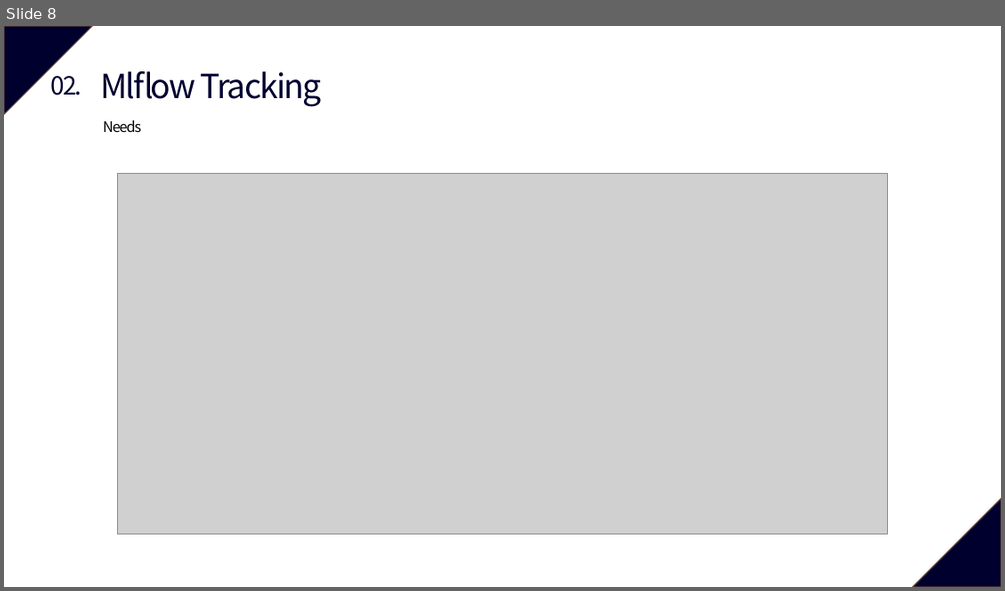
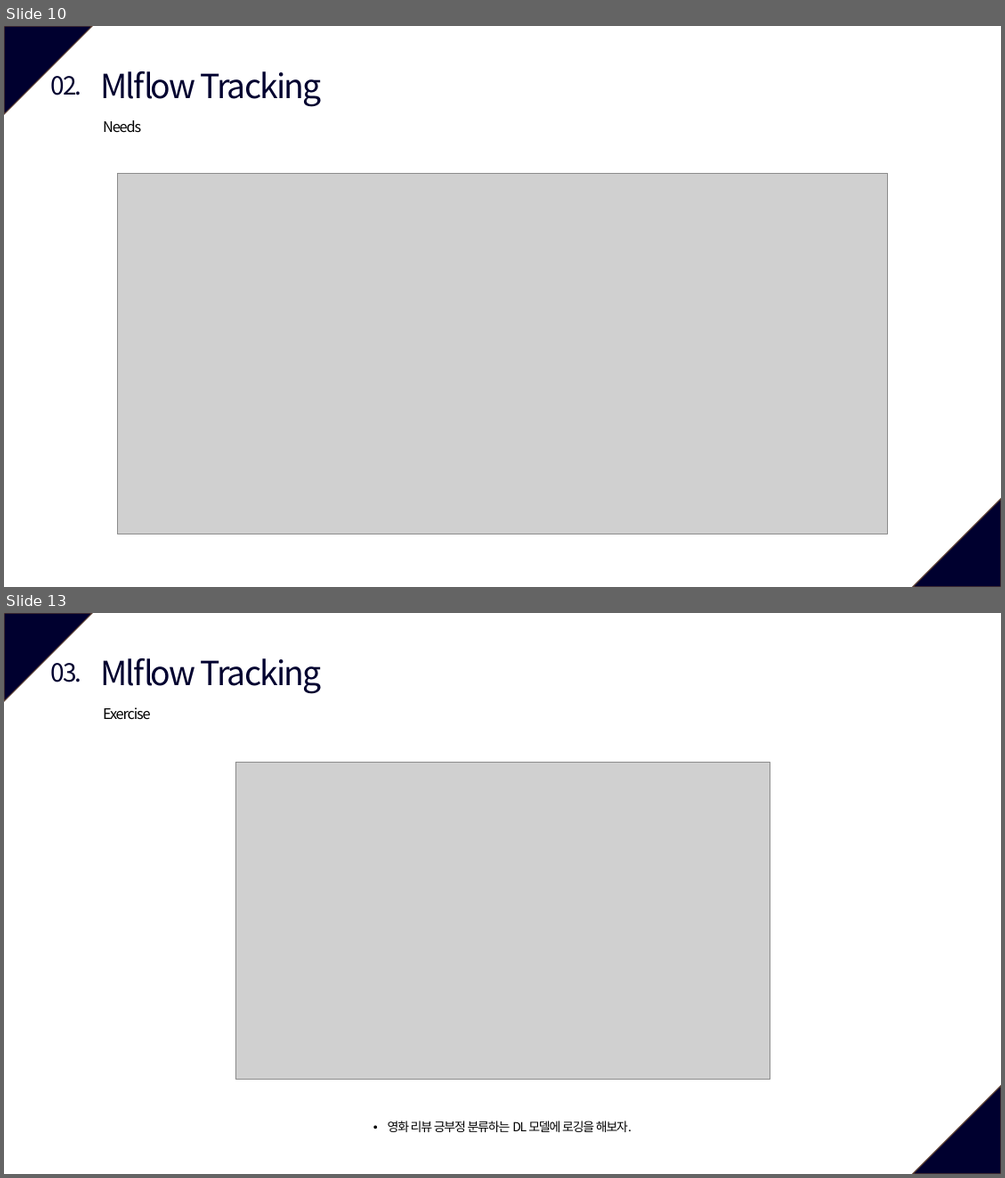
Before and after one commit to vhrehfdl/MLflow_tutorial, a slide deck: MLflow.pptx. Shown one above the other, each under a label of ours: slide 8 before the commit, slides 10 and 13 after it; the slides between them are not shown. The pictures are 1005x591 and 1005x1178 pixels, drawn with LibreOffice and Linux fonts; fonts in the diff are those of the drawing; grey boxes stand for pictures. Boxes give left, top, right and bottom in pixels: in the first picture for what was removed or moved away, otherwise in the second. Text is boxed around its words. In the diff, an @@ line names an element or a change of style, - is before the commit and + after.

```diff
--- a/MLflow.pptx
+++ b/MLflow.pptx
@@ slide 13 added at box(4, 613, 1001, 1174), background #FFFFFF; not listed: 2 template elements that a slide beside it also shows @@
@@ text added at box(50, 663, 81, 682), 24 pt, text #00002F @@
+03.
@@ text added at box(100, 658, 322, 694), 32 pt, text #00002F @@
+Mlflow Tracking
@@ text added at box(103, 707, 151, 719), 14 pt, text #000000 @@
+Exercise
@@ picture added at box(235, 762, 769, 1078) @@
@@ text added at box(388, 1120, 631, 1132), 12 pt, text #000000 @@
+• 영화 리뷰 긍부정 분류하는 DL 모델에 로깅을 해보자.
@@ what was slide 8 is now slide 10 @@
```
Also in this commit, not shown: 6 slides changed, 12 other slides added.
